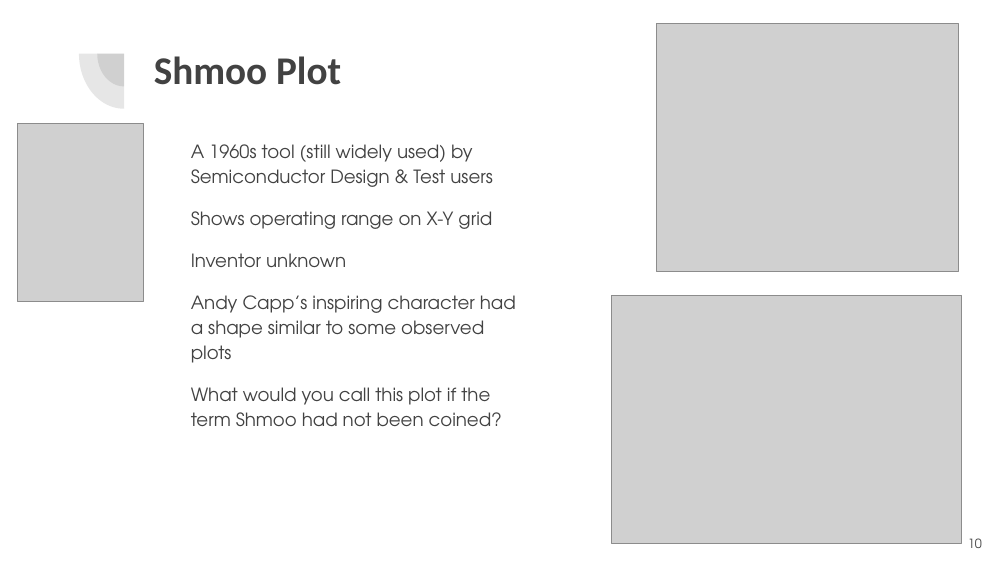
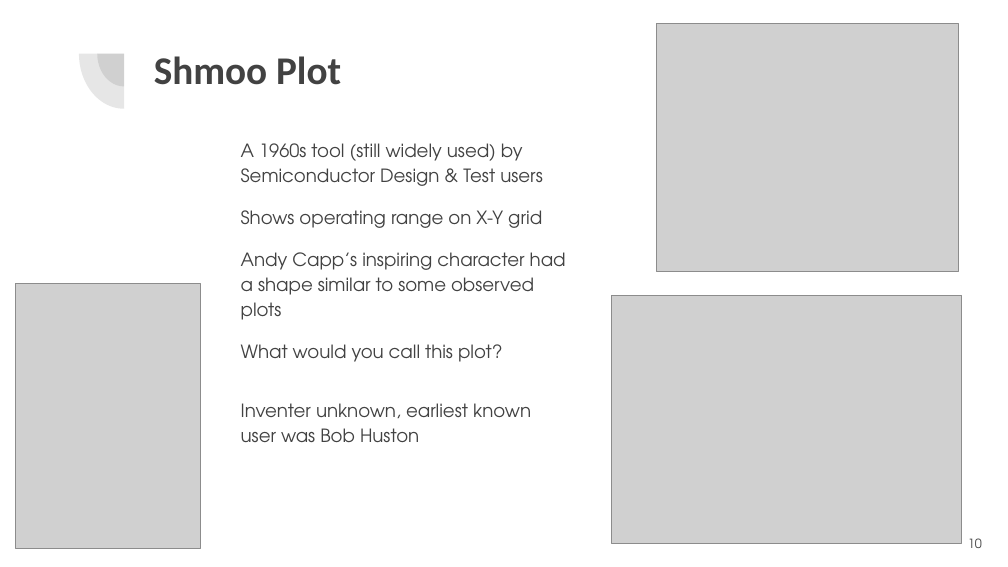
Before and after one commit to Mike-Purtell/bay_piggies_2025_June_26, a slide deck: slide 10 of Bay_Piggies_2025_06_26.pptx. Drawn at 1008x567 pixels with LibreOffice and Linux fonts; fonts in the diff are those of the drawing; grey boxes stand for pictures. Boxes give left, top, right and bottom in pixels: in the first picture for what was removed or moved away, otherwise in the second. Text is boxed around its words. In the diff, an @@ line names an element or a change of style, - is before the commit and + after.

```diff
--- a/Bay_Piggies_2025_06_26.pptx
+++ b/Bay_Piggies_2025_06_26.pptx
@@ text "A 1960s tool (still widely ...": place and size @@
-text "A 1960s tool (still widely ..." at (191, 144, 516, 426)
+text "A 1960s tool (still widely ..." at (241, 143, 566, 442)
@@ text at (191, 253, 346, 267): paragraph removed @@
-Inventor unknown
@@ picture: place and size @@
-picture at (18, 123, 144, 301)
+picture at (16, 283, 201, 548)
@@ text at (241, 344, 531, 442): text changed @@
-What would you call this plot if the term Shmoo had not been coined?
+What would you call this plot?
+Inventer unknown, earliest known user was Bob Huston
```
Also in this commit, not shown: 1 other slide changed, 13 other files.
